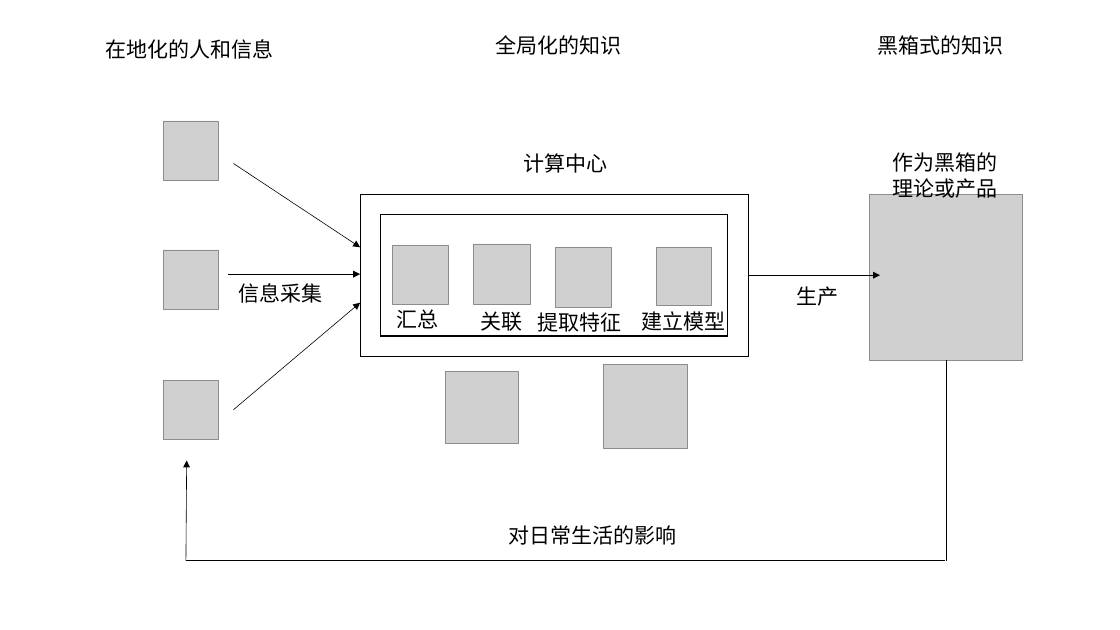
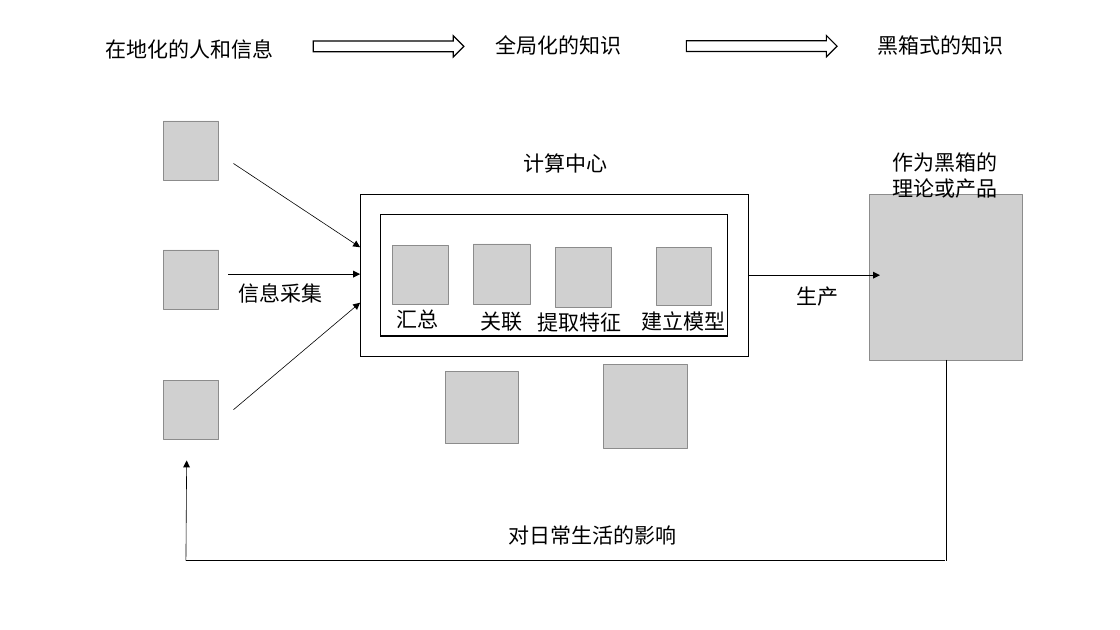
Before and after one commit to chengjun/thresholdbook, a slide deck: slide 1 of 图表/图10-4.pptx. Drawn at 1120x630 pixels with LibreOffice and Linux fonts; fonts in the diff are those of the drawing; grey boxes stand for pictures. Boxes give left, top, right and bottom in pixels: in the first picture for what was removed or moved away, otherwise in the second. Text is boxed around its words. In the diff, an @@ line names an element or a change of style, - is before the commit and + after.

```diff
--- a/图表/图10-4.pptx
+++ b/图表/图10-4.pptx
@@ right arrow added at (313, 36, 464, 57), fill #FFFFFF, outline #000000 1 pt @@
@@ right arrow added at (686, 35, 837, 56), fill #FFFFFF, outline #000000 1 pt @@
```
